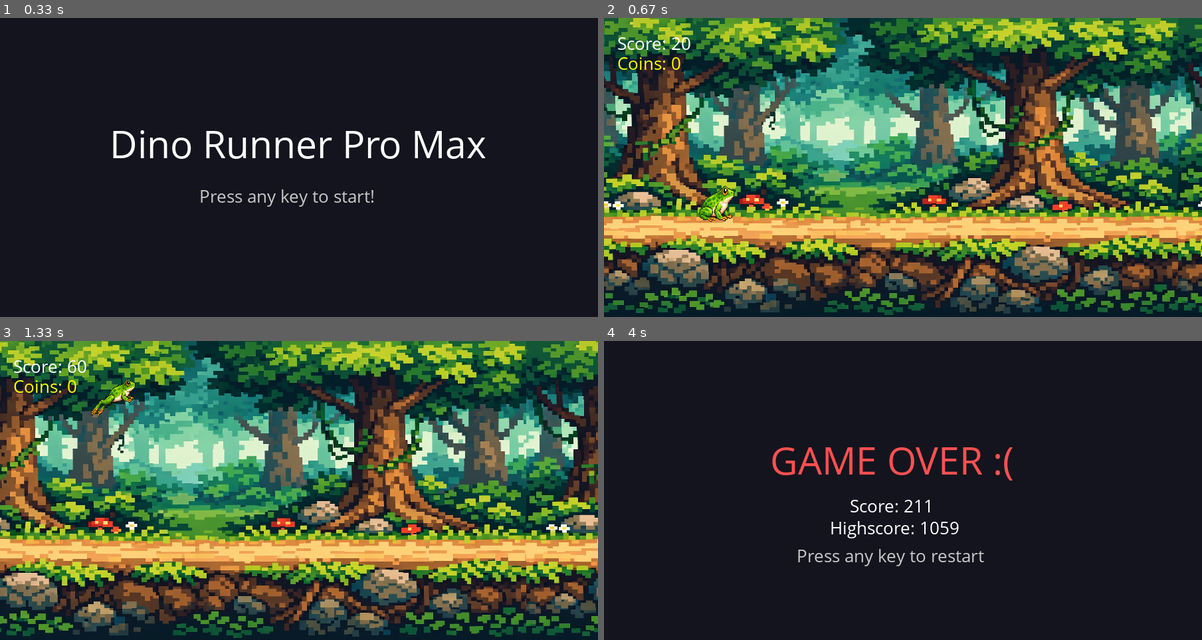
Above: before the commit, frames 1-4 (two rows, left to right).
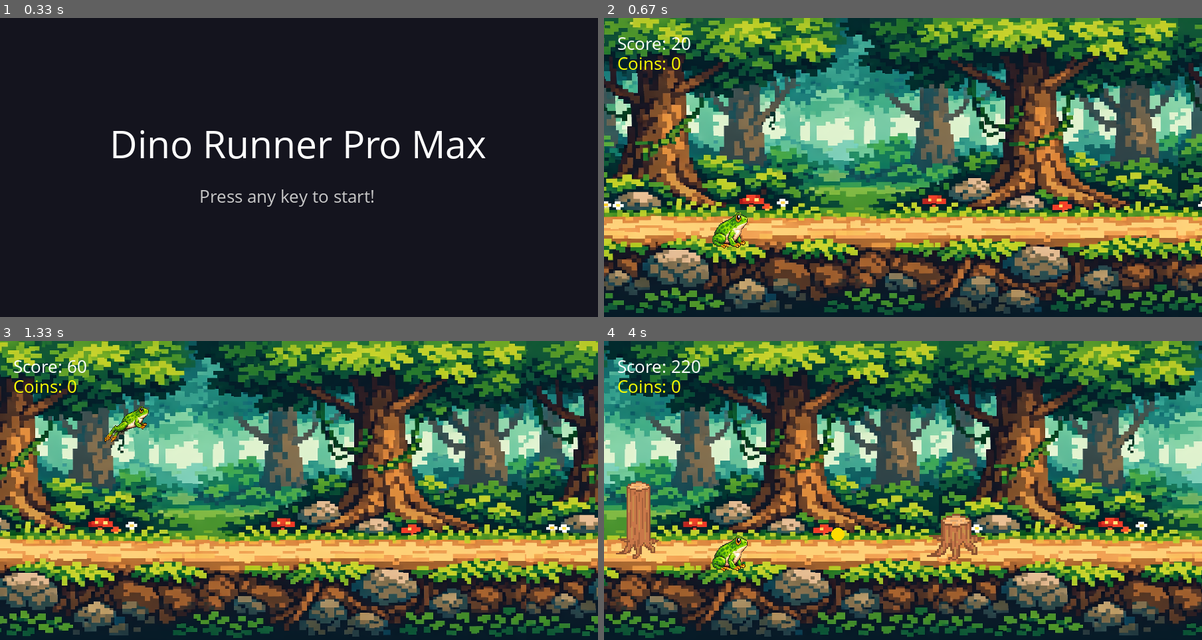
Above: after the commit, the same moments.

Repository: babospal/Pygame10A_C
Game: pygame game, started from main.py
Same seed, same stepped clock (60 frames per second), same inputs: the game is played once before the commit and once after it.
Inputs:
- Up to frame 1 (0.33 s): no input
- Up to frame 2 (0.67 s): tap Space at 0.33 s
- Up to frame 3 (1.33 s): tap Space at 0.67, 1.07 s
- Up to frame 4 (4 s): tap Space at 1.37, 1.9, 2.2, 2.4, 2.7, 2.97, 3.3, 3.6, 3.73 s

Frame 1 is identical in both runs. In frame 2, 0.9% of the frame differs, in the area x 15-24%, y 56-78%; in frame 3, 0.6%; in frame 4, 81%, in the area x 0-100%, y 0-100%.

Commit message:
Hitbox made smaller

Diff:
--- a/Player.py
+++ b/Player.py
@@ -20,6 +20,8 @@
 
         self.rect.x = 120
         self.rect.bottom = GROUND_Y
+
+        self.rect.inflate_ip(-40, -40)
 
         self.vel_y: float = 0.0
         self.gravity: float = 0.8
